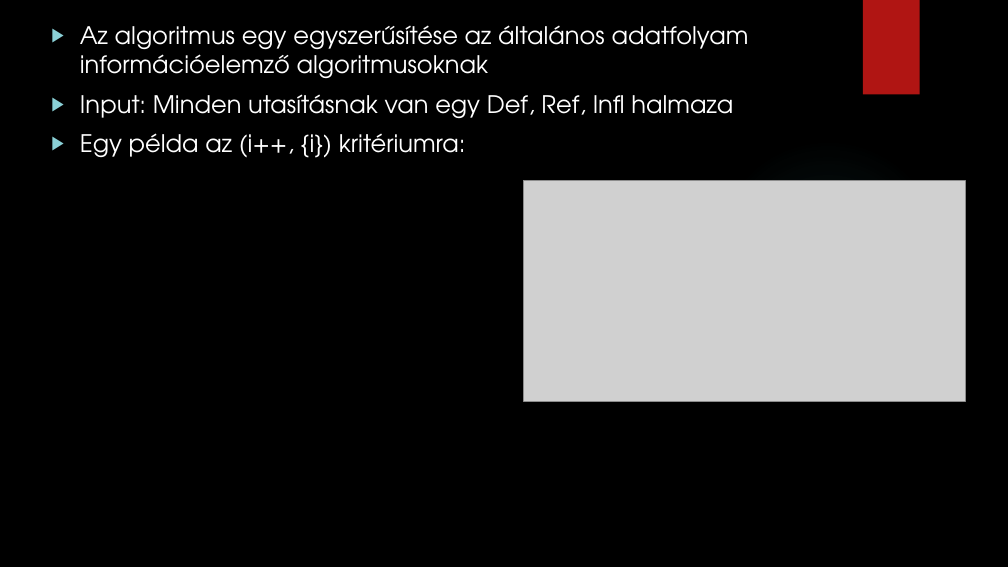
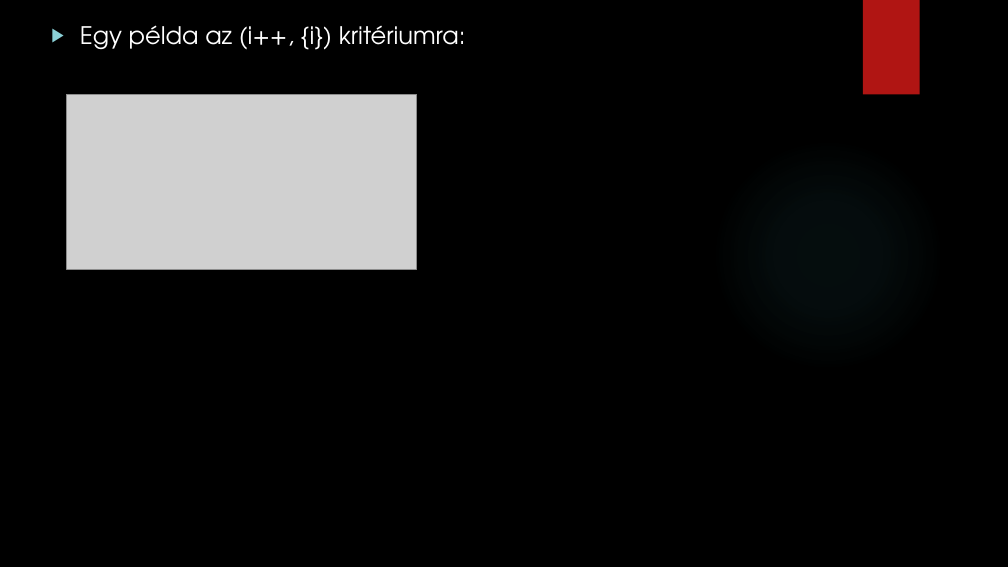
Before and after one commit to dwat3r/slicer, a slide deck: slide 10 of doc/Presentation.pptx (slide 12 before the commit). Drawn at 1008x567 pixels with LibreOffice and Linux fonts; fonts in the diff are those of the drawing; grey boxes stand for pictures; background and template pictures are left out. Boxes give left, top, right and bottom in pixels: in the first picture for what was removed or moved away, otherwise in the second. Text is boxed around its words. In the diff, an @@ line names an element or a change of style, - is before the commit and + after.

```diff
--- a/doc/Presentation.pptx
+++ b/doc/Presentation.pptx
@@ text at (80,25,749,118): paragraphs removed @@
-▶ Az algoritmus egy egyszerűsítése az általános adatfolyam információelemző algoritmusoknak
-▶ Input: Minden utasításnak van egy Def, Ref, Infl halmaza
@@ picture: place and size @@
-picture at (524,181,966,402)
+picture at (67,95,417,269)
```
Also in this commit, not shown: 8 other slides changed, 5 slides added, 19 slides removed, 10 other files.
